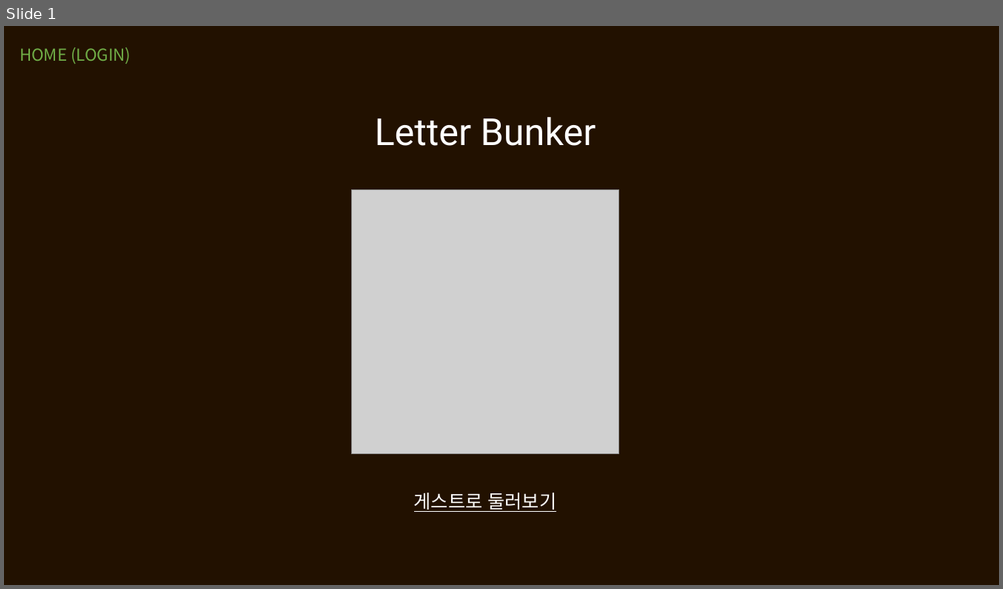
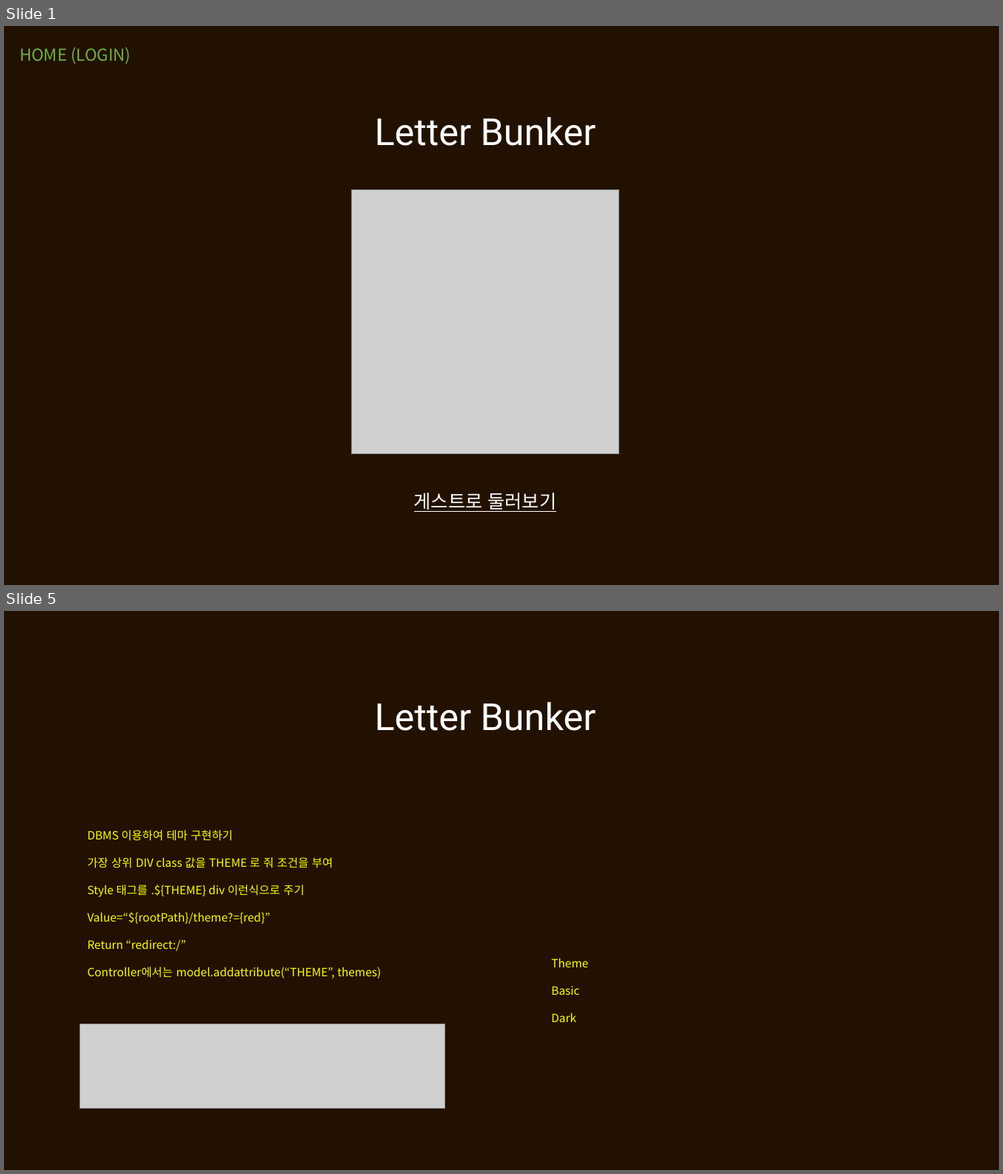
Before and after one commit to itkezi/Biz_Spring_2022_505, a slide deck: SpMVC_LETTERBUNKER/src/main/webapp/resources/letter bunker.pptx. Shown one above the other, each under a label of ours: slide 1 before the commit, slides 1 and 5 after it; the slides between them are not shown. The pictures are 1003x589 and 1003x1174 pixels, drawn with LibreOffice and Linux fonts; fonts in the diff are those of the drawing; grey boxes stand for pictures. Boxes give left, top, right and bottom in pixels: in the first picture for what was removed or moved away, otherwise in the second. Text is boxed around its words. In the diff, an @@ line names an element or a change of style, - is before the commit and + after.

```diff
--- a/SpMVC_LETTERBUNKER/src/main/webapp/resources/letter bunker.pptx
+++ b/SpMVC_LETTERBUNKER/src/main/webapp/resources/letter bunker.pptx
@@ slide 5 added at (x1=4, y1=611, x2=999, y2=1170), background #221100 @@
@@ text added at (x1=375, y1=702, x2=596, y2=731), 36 pt, text #FFFFFF @@
+Letter Bunker
@@ text added at (x1=88, y1=830, x2=381, y2=979), 11 pt, text #FFFF00 @@
+DBMS 이용하여 테마 구현하기
+가장 상위 DIV class 값을 THEME 로 줘 조건을 부여
+Style 태그를 .${THEME} div 이런식으로 주기
+Value=“${rootPath}/theme?={red}”
+Return “redirect:/”
+Controller에서는 model.addattribute(“THEME”, themes)
@@ text added at (x1=551, y1=958, x2=588, y2=1022), 11 pt, text #FFFF00 @@
+Theme
+Basic
+Dark
@@ picture added at (x1=80, y1=1025, x2=445, y2=1109) @@
```
Also in this commit, not shown: 3 slides changed, 1 slide removed, 13 other files.
